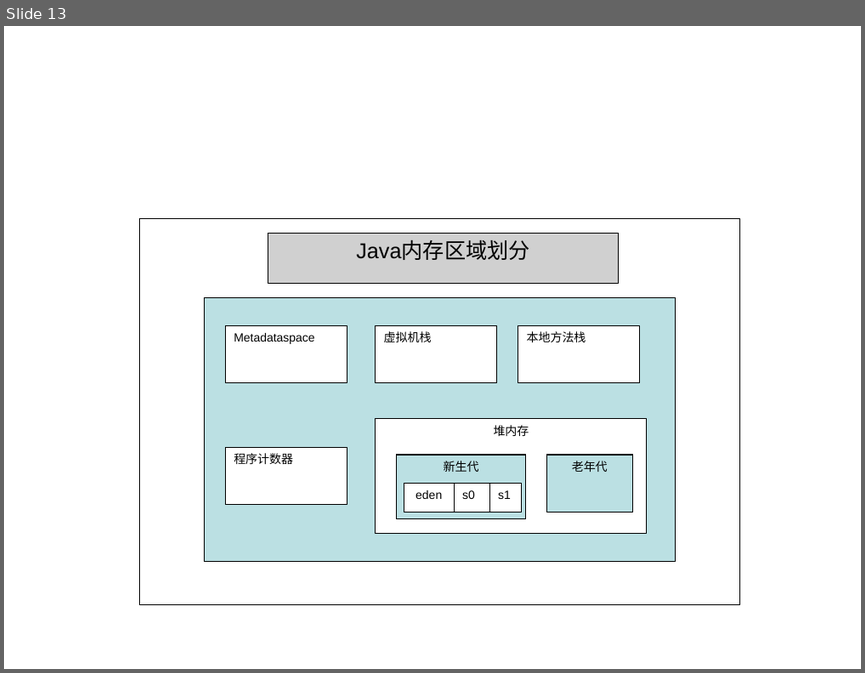
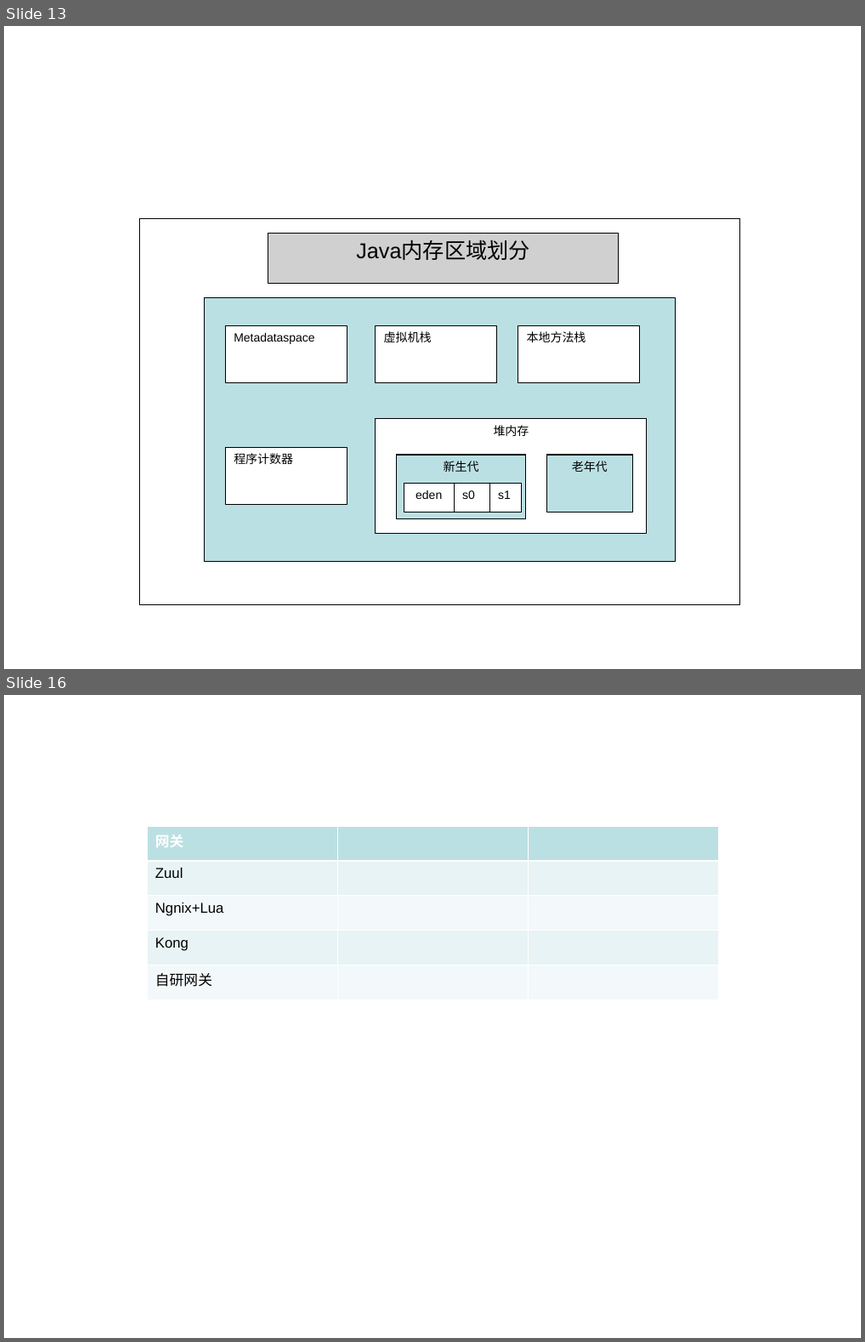
Before and after one commit to mxj11/note, a slide deck: word文档笔记/原理图.ppt. Shown one above the other, each under a label of ours: slide 13 before the commit, slides 13 and 16 after it; the slides between them are not shown. The pictures are 865x673 and 865x1342 pixels, drawn with LibreOffice and Linux fonts; fonts in the diff are those of the drawing; grey boxes stand for pictures. Boxes give left, top, right and bottom in pixels: in the first picture for what was removed or moved away, otherwise in the second. Text is boxed around its words. In the diff, an @@ line names an element or a change of style, - is before the commit and + after.

```diff
--- a/word文档笔记/原理图.ppt
+++ b/word文档笔记/原理图.ppt
@@ slide 16 added at box(4, 695, 861, 1338), background #FFFFFF @@
@@ table added at box(147, 826, 718, 1000), 5 rows, 3 columns @@
+网关 |  | 
+Zuul |  | 
+Ngnix+Lua |  | 
+Kong |  | 
+自研网关 |  | 
```
Also in this commit, not shown: 1 slide changed, 17 other slides added, 2 other files.
